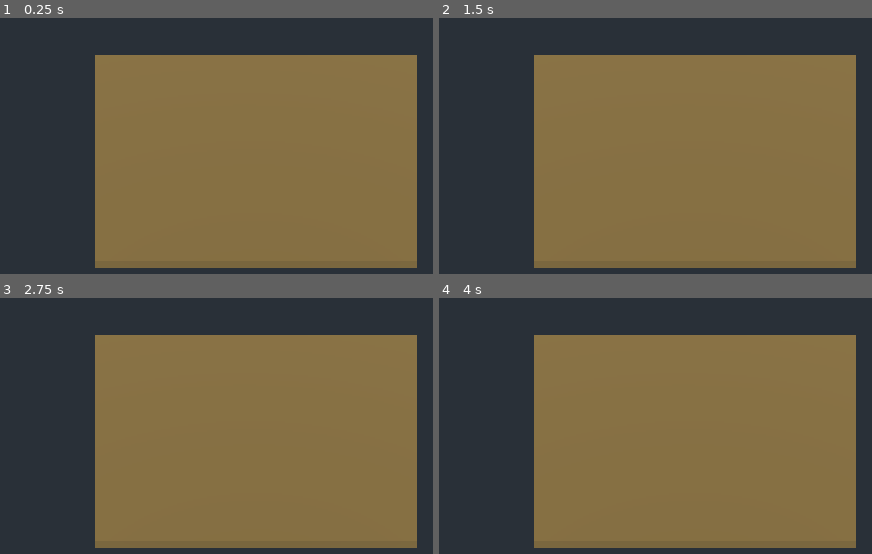
Above: before the commit, frames 1-4 (two rows, left to right).
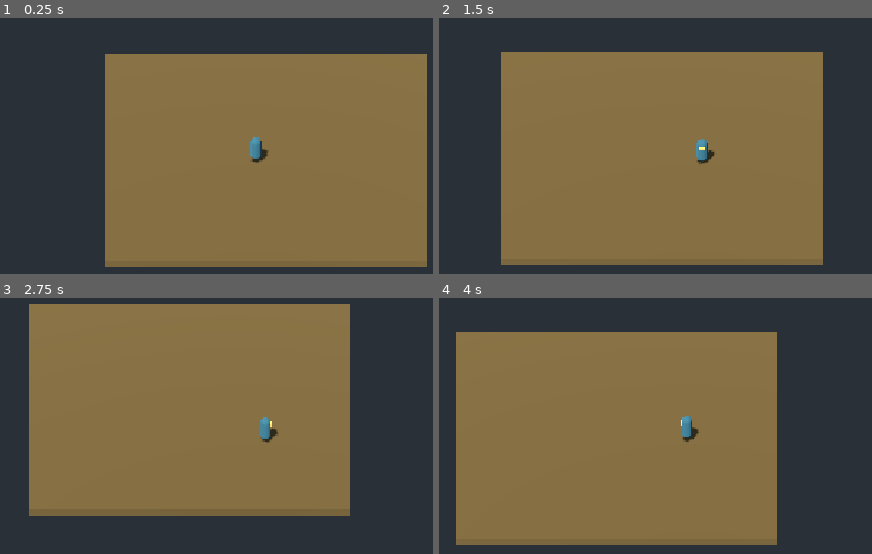
Above: after the commit, the same moments.

Repository: daniel19512/proyecto_videojuegos
Game: Godot game, scene res://scenes/mundo.tscn
Two runs of this game, one before a commit and one after it. Both use one fixed random seed, a clock stepped at 60 frames per second and the inputs below.
Inputs:
- Up to frame 1 (0.25 s): no input
- Up to frame 2 (1.5 s): tap Enter at 0.5 s; hold D (mover_derecha, bound only after the commit) 0.53-1.28 s; hold S (mover_abajo, bound only after the commit) from 1.28 s (still down)
- Up to frame 3 (2.75 s): release S (mover_abajo, bound only after the commit) at 2.03 s; hold D (mover_derecha, bound only after the commit) from 2.03 s (still down)
- Up to frame 4 (4 s): release D (mover_derecha, bound only after the commit) at 2.78 s; hold W (mover_arriba, bound only after the commit) 2.78-3.53 s; tap Space at 3.5 s; hold A (mover_izquierda, bound only after the commit) from 3.53 s (still down)

The runs differ from the first frame. In frame 1, 4.7% of the frame differs, in the area x 21-99%, y 14-98%; in frame 2, 15%; in frame 3, 40%, in the area x 6-97%, y 2-98%; in frame 4, 32%.

Commit message:
Implementar protagonista y movimiento 2.5D

Diff:
--- a/RPG/project.godot
+++ b/RPG/project.godot
@@ -20,6 +20,25 @@
 window/stretch/mode="canvas_items"
 window/stretch/aspect="expand"
 
+[input]
+
+mover_izquierda={
+"deadzone": 0.2,
+"events": [Object(InputEventKey,"physical_keycode":65), Object(InputEventKey,"physical_keycode":4194319)]
+}
+mover_derecha={
+"deadzone": 0.2,
+"events": [Object(InputEventKey,"physical_keycode":68), Object(InputEventKey,"physical_keycode":4194321)]
+}
+mover_arriba={
+"deadzone": 0.2,
+"events": [Object(InputEventKey,"physical_keycode":87), Object(InputEventKey,"physical_keycode":4194320)]
+}
+mover_abajo={
+"deadzone": 0.2,
+"events": [Object(InputEventKey,"physical_keycode":83), Object(InputEventKey,"physical_keycode":4194322)]
+}
+
 [physics]
 
 3d/physics_engine="Jolt Physics"
--- /dev/null
+++ b/RPG/scenes/jugador.tscn
@@ -0,0 +1,42 @@
+[gd_scene format=3]
+
+[ext_resource type="Script" path="res://scripts/jugador.gd" id="1_jugador"]
+
+[sub_resource type="CapsuleShape3D" id="CapsuleShape3D_jugador"]
+radius = 0.32
+height = 1.6
+
+[sub_resource type="StandardMaterial3D" id="StandardMaterial3D_tunica"]
+albedo_color = Color(0.18, 0.38, 0.48, 1)
+roughness = 1.0
+
+[sub_resource type="CapsuleMesh" id="CapsuleMesh_cuerpo"]
+material = SubResource("StandardMaterial3D_tunica")
+radius = 0.32
+height = 1.6
+
+[sub_resource type="StandardMaterial3D" id="StandardMaterial3D_frente"]
+albedo_color = Color(0.85, 0.66, 0.36, 1)
+roughness = 1.0
+
+[sub_resource type="BoxMesh" id="BoxMesh_frente"]
+material = SubResource("StandardMaterial3D_frente")
+size = Vector3(0.28, 0.22, 0.12)
+
+[node name="Jugador" type="CharacterBody3D"]
+floor_snap_length = 0.2
+script = ExtResource("1_jugador")
+
+[node name="ColisionJugador" type="CollisionShape3D" parent="."]
+position = Vector3(0, 0.8, 0)
+shape = SubResource("CapsuleShape3D_jugador")
+
+[node name="Visual" type="Node3D" parent="."]
+
+[node name="CuerpoProvisional" type="MeshInstance3D" parent="Visual"]
+position = Vector3(0, 0.8, 0)
+mesh = SubResource("CapsuleMesh_cuerpo")
+
+[node name="FrenteProvisional" type="MeshInstance3D" parent="Visual"]
+position = Vector3(0, 1.15, -0.3)
+mesh = SubResource("BoxMesh_frente")
--- a/RPG/scenes/mundo.tscn
+++ b/RPG/scenes/mundo.tscn
@@ -1,10 +1,11 @@
 [gd_scene format=3 uid="uid://8b5rhmh5q8qk"]
 
 [ext_resource type="Script" uid="uid://8dy8d4pu1gww" path="res://scripts/mundo.gd" id="1_wqn8j"]
+[ext_resource type="PackedScene" path="res://scenes/jugador.tscn" id="2_jugador"]
+[ext_resource type="Script" uid="uid://chbs8pc67vcj4" path="res://scripts/camara_seguimiento.gd" id="3_camara"]
 
 [sub_resource type="StandardMaterial3D" id="StandardMaterial3D_suelo"]
 albedo_color = Color(0.33, 0.29, 0.19, 1)
-roughness = 1.0
 
 [sub_resource type="BoxMesh" id="BoxMesh_suelo"]
 material = SubResource("StandardMaterial3D_suelo")
@@ -23,29 +24,34 @@
 [node name="Mundo" type="Node3D" unique_id=872652748]
 script = ExtResource("1_wqn8j")
 
-[node name="Suelo" type="StaticBody3D" parent="."]
-position = Vector3(0, -0.25, 0)
+[node name="Suelo" type="StaticBody3D" parent="." unique_id=516442212]
+transform = Transform3D(1, 0, 0, 0, 1, 0, 0, 0, 1, 0, -0.25, 0)
 
-[node name="MallaSuelo" type="MeshInstance3D" parent="Suelo"]
+[node name="MallaSuelo" type="MeshInstance3D" parent="Suelo" unique_id=373564665]
+transform = Transform3D(1, 0, 0, 0, 1, 0, 0, 0, 1, 0.6281171, -0.14737844, -0.2513981)
 mesh = SubResource("BoxMesh_suelo")
 
-[node name="ColisionSuelo" type="CollisionShape3D" parent="Suelo"]
+[node name="ColisionSuelo" type="CollisionShape3D" parent="Suelo" unique_id=1839546336]
 shape = SubResource("BoxShape3D_suelo")
 
-[node name="CamaraPrincipal" type="Camera3D" parent="."]
-position = Vector3(0, 14, 16.68455)
-rotation_degrees = Vector3(-40, 0, 0)
+[node name="Jugador" parent="." unique_id=2062574165 instance=ExtResource("2_jugador")]
+transform = Transform3D(1, 0, 0, 0, 1, 0, 0, 0, 1, 0, 0.05, 0)
+
+[node name="CamaraPrincipal" type="Camera3D" parent="." unique_id=1486661048 node_paths=PackedStringArray("objetivo")]
+transform = Transform3D(1, 0, 0, 0, 0.76604444, 0.6427876, 0, -0.6427876, 0.76604444, 0, 14, 16.68455)
 projection = 1
 current = true
 size = 28.0
 near = 0.1
 far = 100.0
+script = ExtResource("3_camara")
+objetivo = NodePath("../Jugador")
 
-[node name="LuzSolar" type="DirectionalLight3D" parent="."]
-rotation_degrees = Vector3(-55, -30, 0)
+[node name="LuzSolar" type="DirectionalLight3D" parent="." unique_id=622571284]
+transform = Transform3D(0.8660254, 0.40957603, -0.28678823, 0, 0.57357645, 0.81915206, 0.5, -0.7094065, 0.49673176, 0, 0, 0)
 light_color = Color(1, 0.89, 0.72, 1)
 light_energy = 1.2
 shadow_enabled = true
 
-[node name="AmbienteMundo" type="WorldEnvironment" parent="."]
+[node name="AmbienteMundo" type="WorldEnvironment" parent="." unique_id=1446535498]
 environment = SubResource("Environment_mundo")
--- /dev/null
+++ b/RPG/scripts/camara_seguimiento.gd
@@ -0,0 +1,16 @@
+extends Camera3D
+
+@export var objetivo: Node3D
+@export var desplazamiento: Vector3 = Vector3(0.0, 14.0, 16.68455)
+@export_range(0.1, 30.0, 0.1) var suavizado: float = 6.0
+
+
+func _ready() -> void:
+	if is_instance_valid(objetivo):
+		global_position = objetivo.global_position + desplazamiento
+
+
+func _process(delta: float) -> void:
+	if is_instance_valid(objetivo):
+		var destino: Vector3 = objetivo.global_position + desplazamiento
+		global_position = global_position.lerp(destino, 1.0 - exp(-suavizado * delta))
--- /dev/null
+++ b/RPG/scripts/jugador.gd
@@ -0,0 +1,55 @@
+extends CharacterBody3D
+
+@export_range(0.1, 20.0, 0.1) var velocidad: float = 4.0
+@export_range(0.1, 100.0, 0.1) var aceleracion: float = 18.0
+@export_range(0.1, 100.0, 0.1) var desaceleracion: float = 24.0
+
+# Estado disponible para las futuras animaciones de AnimatedSprite3D.
+var direccion_visual: StringName = &"abajo"
+var en_movimiento: bool = false
+
+@onready var visual: Node3D = $Visual
+
+
+func _physics_process(delta: float) -> void:
+	var entrada: Vector2 = Input.get_vector(
+		"mover_izquierda", "mover_derecha", "mover_arriba", "mover_abajo"
+	)
+	var derecha: Vector3 = Vector3.RIGHT
+	var atras: Vector3 = Vector3.BACK
+	var camara: Camera3D = get_viewport().get_camera_3d()
+	if is_instance_valid(camara):
+		derecha = camara.global_basis.x
+		derecha.y = 0.0
+		derecha = derecha.normalized()
+		atras = camara.global_basis.z
+		atras.y = 0.0
+		atras = atras.normalized()
+
+	var direccion: Vector3 = (derecha * entrada.x + atras * entrada.y).normalized()
+	var objetivo: Vector3 = direccion * velocidad
+	var cambio: float = aceleracion if not entrada.is_zero_approx() else desaceleracion
+	var horizontal: Vector3 = Vector3(velocity.x, 0.0, velocity.z)
+	horizontal = horizontal.move_toward(objetivo, cambio * delta)
+	velocity.x = horizontal.x
+	velocity.z = horizontal.z
+
+	if not is_on_floor():
+		velocity += get_gravity() * delta
+	else:
+		velocity.y = 0.0
+
+	move_and_slide()
+	en_movimiento = Vector2(velocity.x, velocity.z).length() > 0.05
+	if not entrada.is_zero_approx():
+		_actualizar_visual(entrada, direccion)
+
+
+func _actualizar_visual(entrada: Vector2, direccion: Vector3) -> void:
+	if absf(entrada.x) > absf(entrada.y):
+		direccion_visual = &"derecha" if entrada.x > 0.0 else &"izquierda"
+	else:
+		direccion_visual = &"abajo" if entrada.y > 0.0 else &"arriba"
+	# Solo gira el modelo provisional, nunca el cuerpo ni la camara.
+	# Al usar AnimatedSprite3D, sustituir este giro por la seleccion de animacion.
+	visual.rotation.y = atan2(-direccion.x, -direccion.z)
Not shown, added: RPG/scripts/camara_seguimiento.gd.uid
Not shown, added: RPG/scripts/jugador.gd.uid
